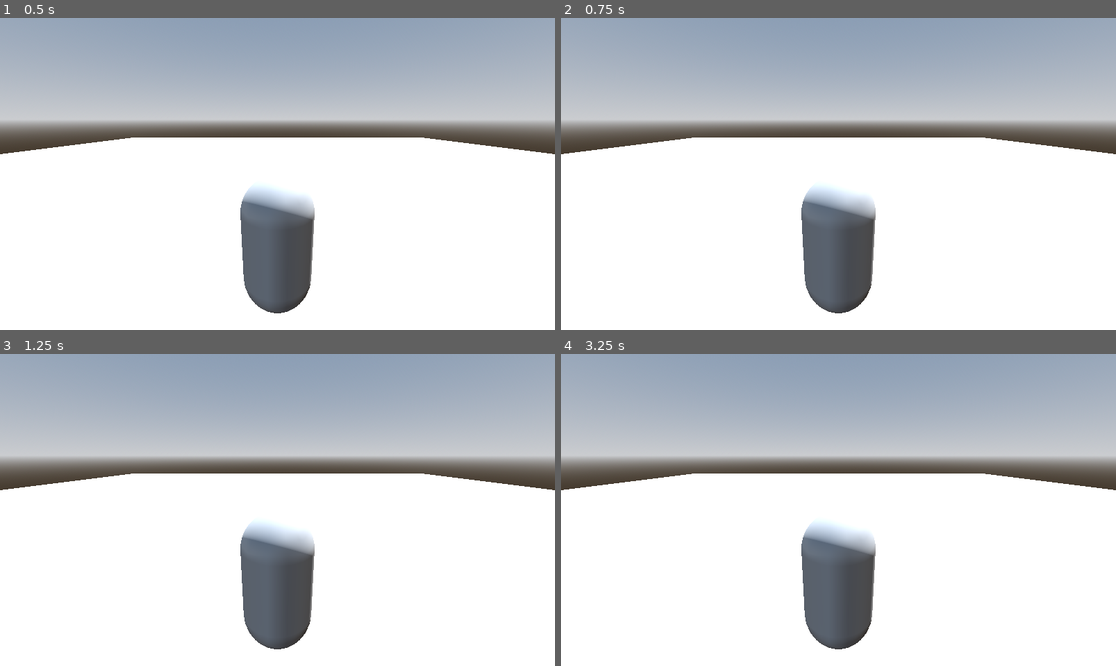
Above: before the commit, frames 1-4 (two rows, left to right).
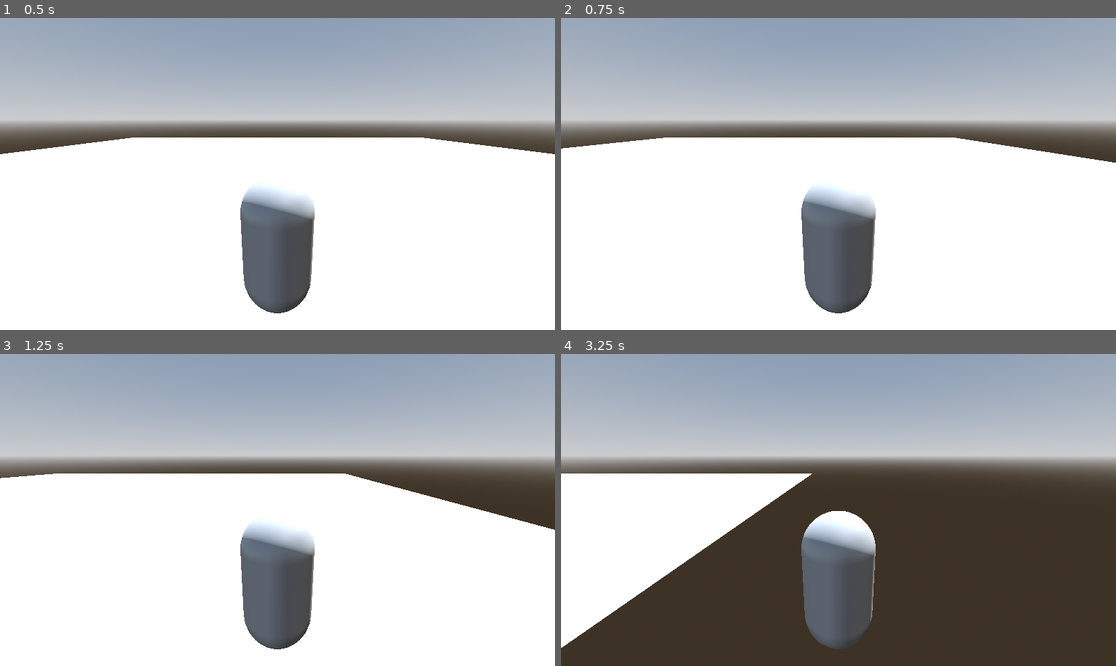
Above: after the commit, the same moments.

Repository: wewewer123/Cozy-Chaos-Fall-2025
Game: Godot game, scene res://scenes/main.tscn
Two runs of this game, one before a commit and one after it. Both use one fixed random seed, a clock stepped at 60 frames per second and the inputs below. Before the commit the project starts from res://main.tscn.
Inputs (mouse positions are in pixels of both pictures, inside the frame that each line leads up to):
- Up to frame 1 (0.5 s): no input
- Up to frame 2 (0.75 s): tap Enter at 0.5 s; move the mouse to (960, 158) at 0.52 s; hold D (right, bound only after the commit) from 0.53 s (still down); tap T at 0.6 s; click (960, 158) at 0.67 s
- Up to frame 3 (1.25 s): keep holding D (right, bound only after the commit)
- Up to frame 4 (3.25 s): move the mouse to (727, 525) at 1.27 s; release D (right, bound only after the commit) at 1.28 s; hold A (left, bound only after the commit) 1.28-2.03 s; tap Y at 1.35, 2.85 s; tap Space at 2 s; move the mouse to (894, 441) at 2.02 s; hold D (right, bound only after the commit) from 2.03 s (still down); tap T at 2.1 s; move the mouse to (810, 572) at 2.77 s; click (810, 572) at 2.92 s

Frame 1 is identical in both runs. In frame 2, 0.9% of the frame differs, in the area x 0-100%, y 38-47%; in frame 3, 3.3%; in frame 4, 44%, in the area x 0-100%, y 38-100%.

Commit message:
reorganized files, rudimentary movement without bounds

Diff:
--- a/project.godot
+++ b/project.godot
@@ -19,6 +19,21 @@
 
 enabled=PackedStringArray("res://addons/gd-blender-3d-shortcuts/plugin.cfg")
 
+[input]
+
+left={
+"deadzone": 0.2,
+"events": [Object(InputEventKey,"resource_local_to_scene":false,"resource_name":"","device":-1,"window_id":0,"alt_pressed":false,"shift_pressed":false,"ctrl_pressed":false,"meta_pressed":false,"pressed":false,"keycode":0,"physical_keycode":65,"key_label":0,"unicode":97,"location":0,"echo":false,"script":null)
+, Object(InputEventKey,"resource_local_to_scene":false,"resource_name":"","device":-1,"window_id":0,"alt_pressed":false,"shift_pressed":false,"ctrl_pressed":false,"meta_pressed":false,"pressed":false,"keycode":0,"physical_keycode":4194319,"key_label":0,"unicode":0,"location":0,"echo":false,"script":null)
+]
+}
+right={
+"deadzone": 0.2,
+"events": [Object(InputEventKey,"resource_local_to_scene":false,"resource_name":"","device":-1,"window_id":0,"alt_pressed":false,"shift_pressed":false,"ctrl_pressed":false,"meta_pressed":false,"pressed":false,"keycode":0,"physical_keycode":68,"key_label":0,"unicode":100,"location":0,"echo":false,"script":null)
+, Object(InputEventKey,"resource_local_to_scene":false,"resource_name":"","device":-1,"window_id":0,"alt_pressed":false,"shift_pressed":false,"ctrl_pressed":false,"meta_pressed":false,"pressed":false,"keycode":0,"physical_keycode":4194321,"key_label":0,"unicode":0,"location":0,"echo":false,"script":null)
+]
+}
+
 [rendering]
 
 renderer/rendering_method="gl_compatibility"
--- a/main.tscn
+++ b/scenes/main.tscn
@@ -1,6 +1,6 @@
 [gd_scene load_steps=6 format=3 uid="uid://plxa5avl6nh5"]
 
-[ext_resource type="PackedScene" uid="uid://jkp5gvu52u1o" path="res://player.tscn" id="1_ig7tw"]
+[ext_resource type="PackedScene" uid="uid://jkp5gvu52u1o" path="res://scenes/player.tscn" id="1_ig7tw"]
 
 [sub_resource type="ProceduralSkyMaterial" id="ProceduralSkyMaterial_ig7tw"]
 sky_horizon_color = Color(0.66224277, 0.6717428, 0.6867428, 1)
--- a/player.tscn
+++ b/scenes/player.tscn
@@ -1,10 +1,13 @@
-[gd_scene load_steps=3 format=3 uid="uid://jkp5gvu52u1o"]
+[gd_scene load_steps=4 format=3 uid="uid://jkp5gvu52u1o"]
+
+[ext_resource type="Script" uid="uid://ccvgk5a0aacet" path="res://scripts/player.gd" id="1_3vyb7"]
 
 [sub_resource type="CapsuleShape3D" id="CapsuleShape3D_sh265"]
 
 [sub_resource type="CapsuleMesh" id="CapsuleMesh_4flbx"]
 
 [node name="Player" type="CharacterBody3D"]
+script = ExtResource("1_3vyb7")
 
 [node name="CollisionShape3D" type="CollisionShape3D" parent="."]
 shape = SubResource("CapsuleShape3D_sh265")
--- /dev/null
+++ b/scripts/player.gd
@@ -0,0 +1,13 @@
+extends CharacterBody3D
+@export var max_velocity = 60
+func _process(delta: float) -> void:
+	if velocity.x == 0:
+		if Input.is_action_just_pressed("left"):
+			velocity.x = -max_velocity
+		if Input.is_action_just_pressed("right"):
+			velocity.x = max_velocity
+func _physics_process(delta: float) -> void:
+	if velocity.x != 0:
+		velocity.x -= sign(velocity.x)
+
+	move_and_slide()
Not shown, added: scripts/player.gd.uid
